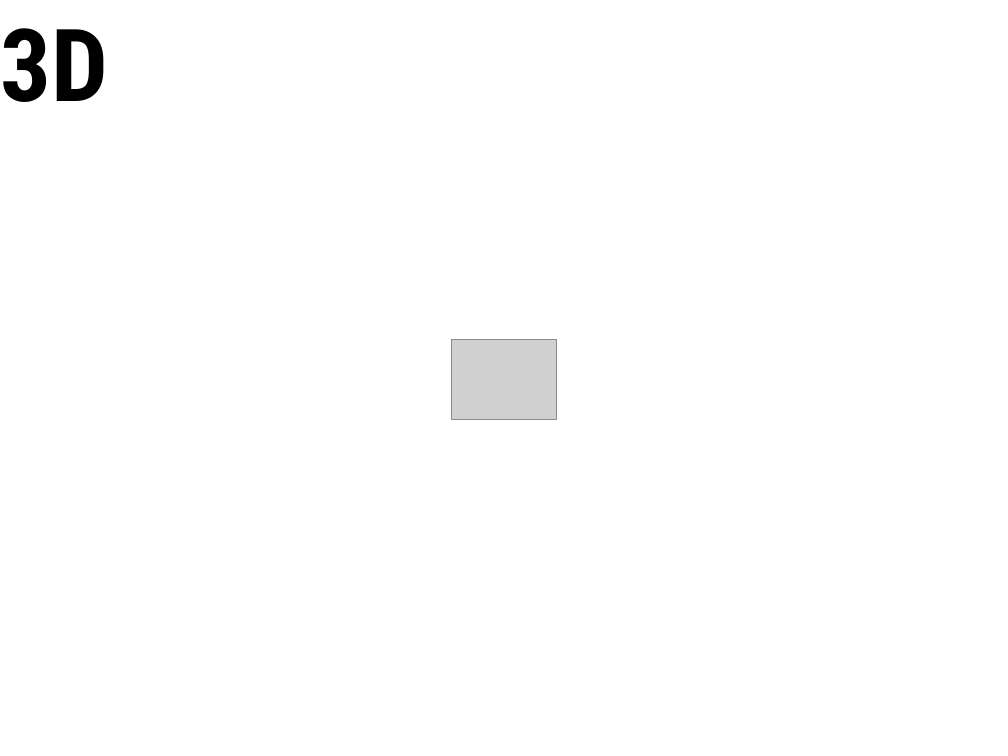
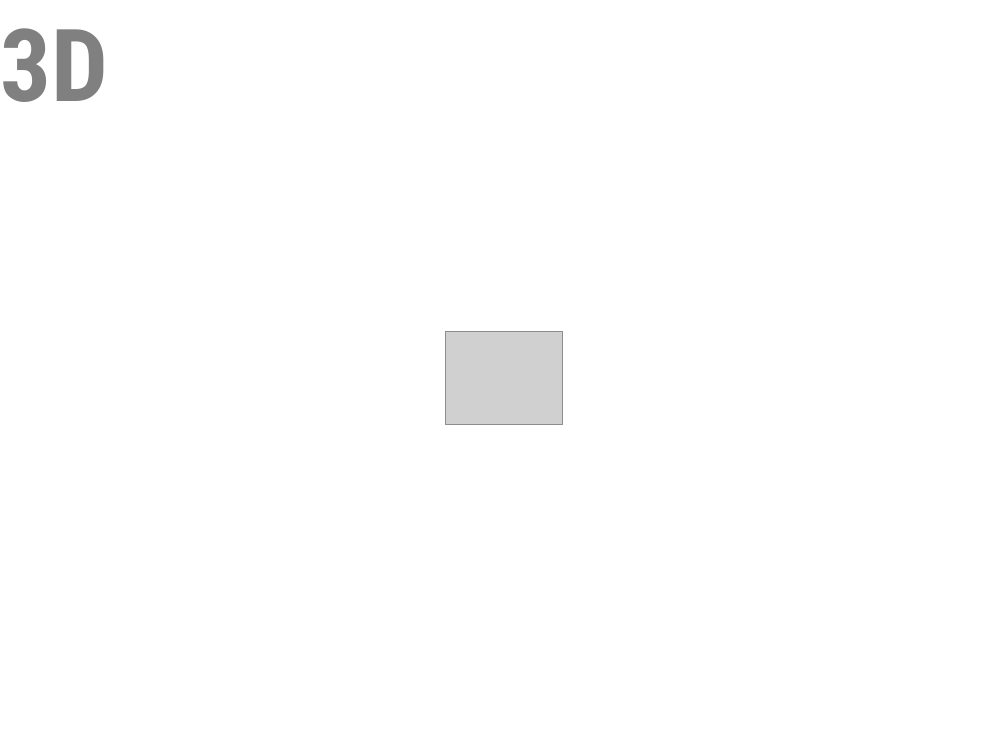
Before and after one commit to YinshengGuo/WinduVision, a slide deck: slide 16 of icons/icons.pptx. Drawn at 1008x756 pixels with LibreOffice and Linux fonts; fonts in the diff are those of the drawing; grey boxes stand for pictures. Boxes give left, top, right and bottom in pixels: in the first picture for what was removed or moved away, otherwise in the second. Text is boxed around its words. In the diff, an @@ line names an element or a change of style, - is before the commit and + after.

```diff
--- a/icons/icons.pptx
+++ b/icons/icons.pptx
@@ text "3D" at box(0, 28, 108, 102): text colour #000000 to #808080 @@
@@ picture: place and size @@
-picture at box(452, 340, 557, 419)
+picture at box(446, 332, 562, 424)
```
Also in this commit, not shown: 1 other slide changed, 2 slides added, 25 slides removed, 17 other files.
